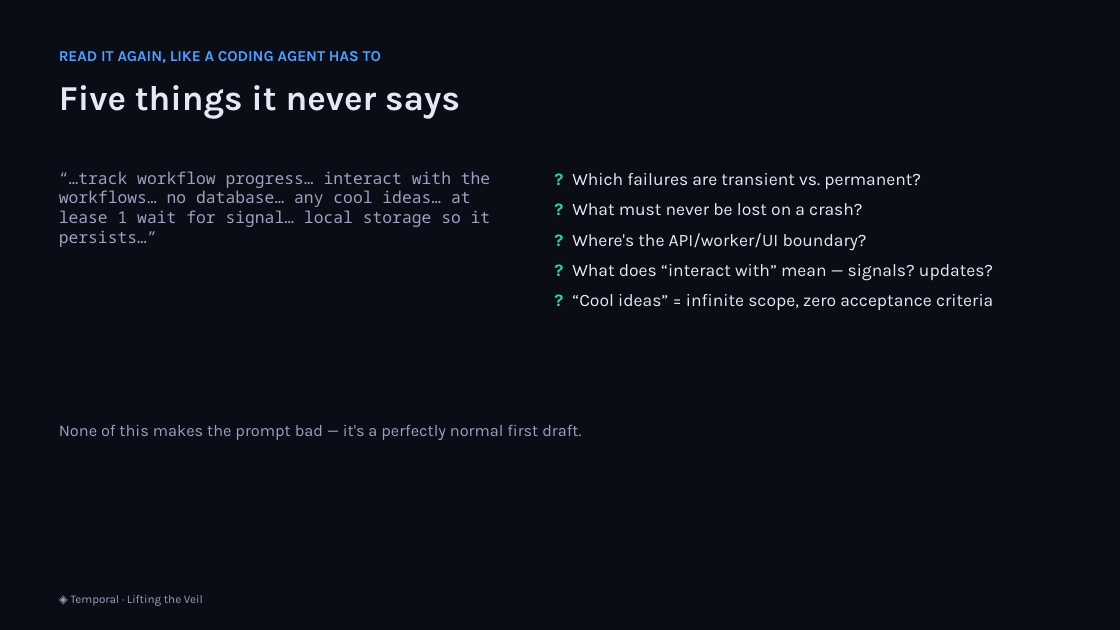
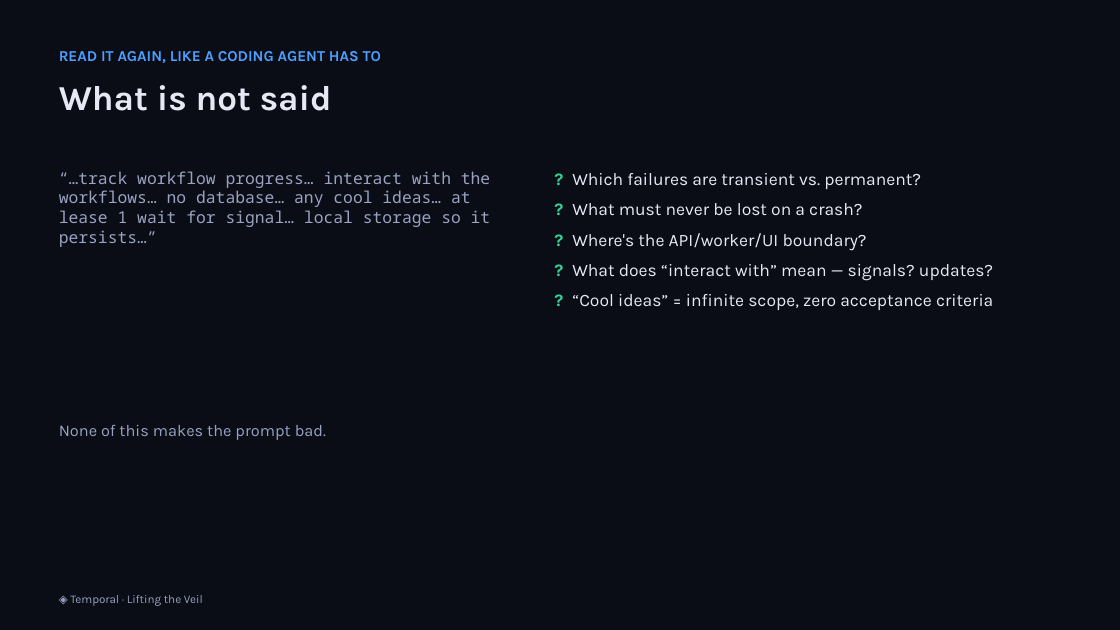
Before and after one commit to simy307/temporal-claims-demo, a slide deck: slide 8 of presentation/Lifting-the-Veil-Temporal-Talk.pptx. Drawn at 1120x630 pixels with LibreOffice and Linux fonts; fonts in the diff are those of the drawing. Boxes give left, top, right and bottom in pixels: in the first picture for what was removed or moved away, otherwise in the second. Text is boxed around its words. In the diff, an @@ line names an element or a change of style, - is before the commit and + after.

```diff
--- a/presentation/Lifting-the-Veil-Temporal-Talk.pptx
+++ b/presentation/Lifting-the-Veil-Temporal-Talk.pptx
@@ text at bbox=[59, 85, 332, 111]: text changed @@
-Five things it never says
+What is not said
@@ text at bbox=[59, 425, 326, 440]: text changed @@
-None of this makes the prompt bad — it's a perfectly normal first draft.
+None of this makes the prompt bad.
```
Also in this commit, not shown: 7 other slides changed, 4 other files.
